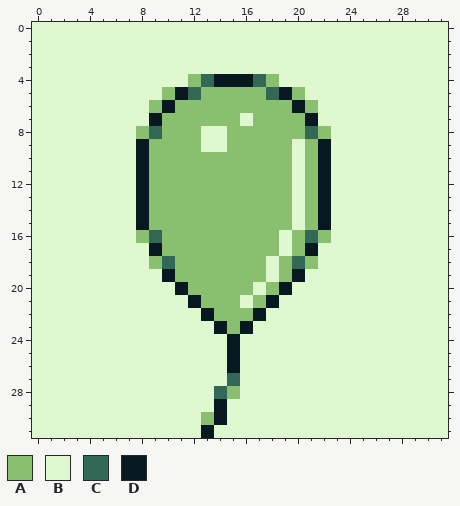
Pixel-art sprite -- bit-baloon.png. The first picture shows the starting point.
The file is 320x320 pixels, drawn in blocks of 10x10; one block is one cell here.
Palette (. is transparent): A #88c070  B #e0f8d0  C #346856  D #081820
New version:
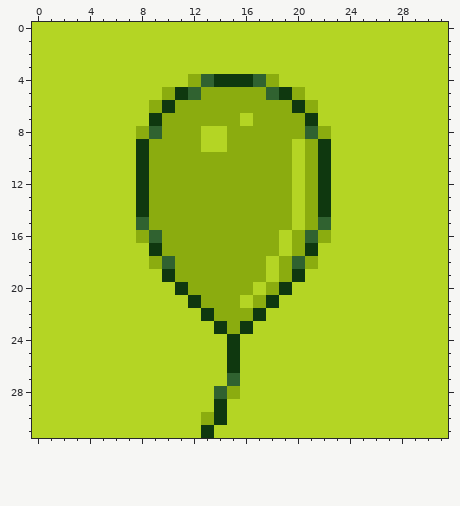
Change:
Colour A changes from #88c070 to #8bac0f.
Colour B changes from #e0f8d0 to #b4d524.
Colour C changes from #346856 to #306230.
Colour D changes from #081820 to #0f380f.
Colour D becomes colour C in row 15 at x 8 and 22.
